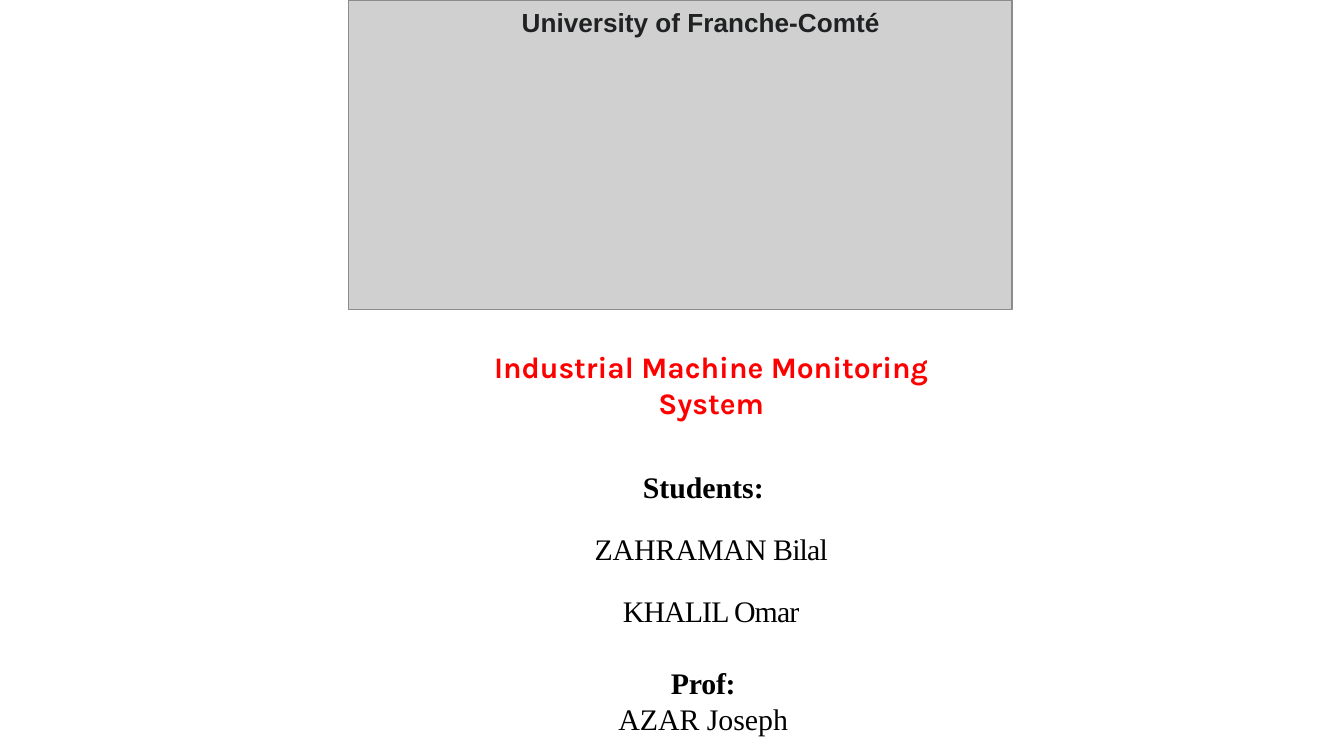
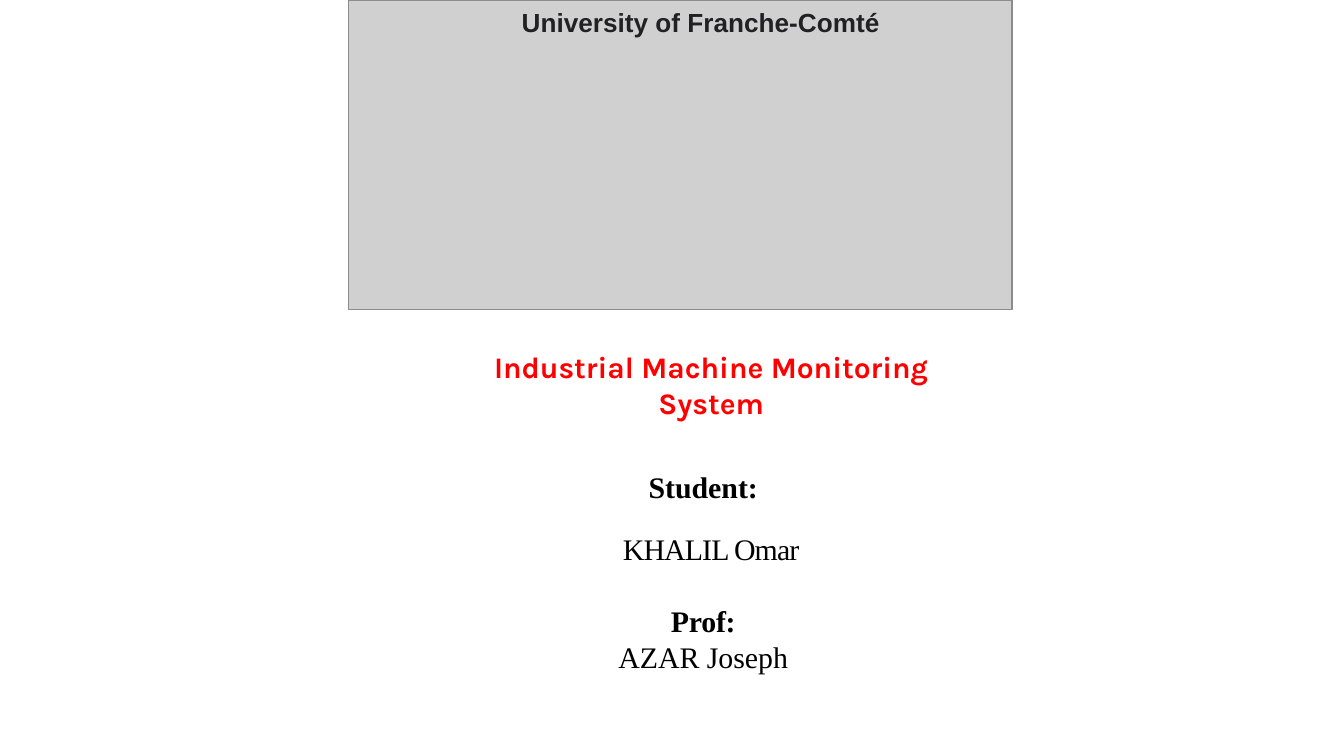
Before and after one commit to omarbkhalil/MonitoringSystem, a slide deck: slide 1 of IOT.Presantaion (1).pptx. Drawn at 1344x756 pixels with LibreOffice and Linux fonts; fonts in the diff are those of the drawing; grey boxes stand for pictures. Boxes give left, top, right and bottom in pixels: in the first picture for what was removed or moved away, otherwise in the second. Text is boxed around its words. In the diff, an @@ line names an element or a change of style, - is before the commit and + after.

Commit message:
PPT

```diff
--- a/IOT.Presantaion (1).pptx
+++ b/IOT.Presantaion (1).pptx
@@ subtitle at box(649, 477, 758, 499): text changed; bold on @@
-Students:
-ZAHRAMAN Bilal
+Student:
```
